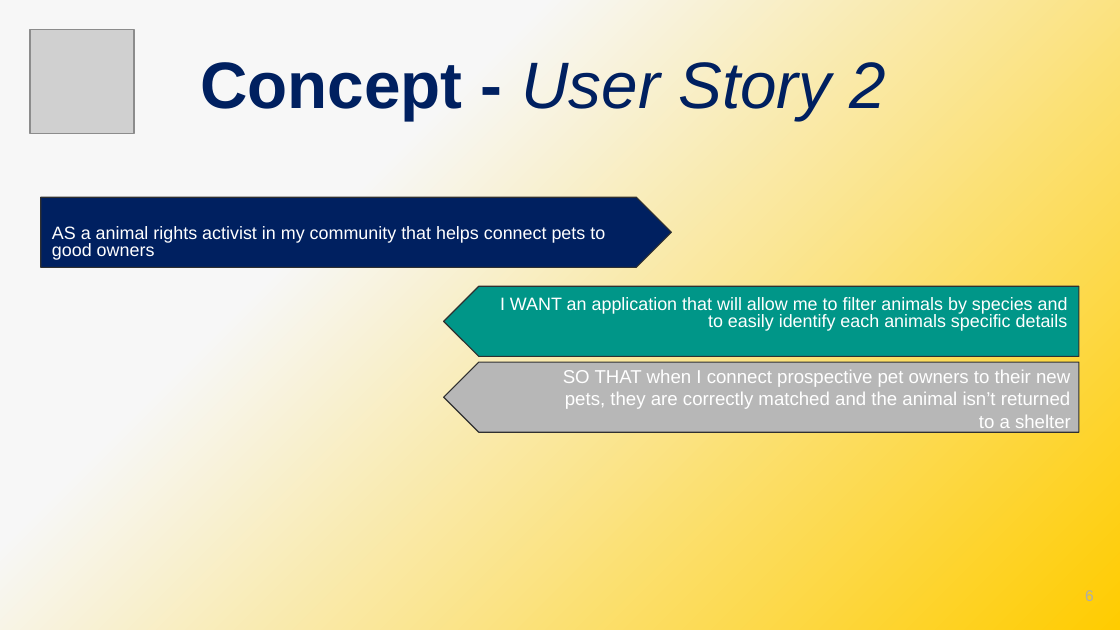
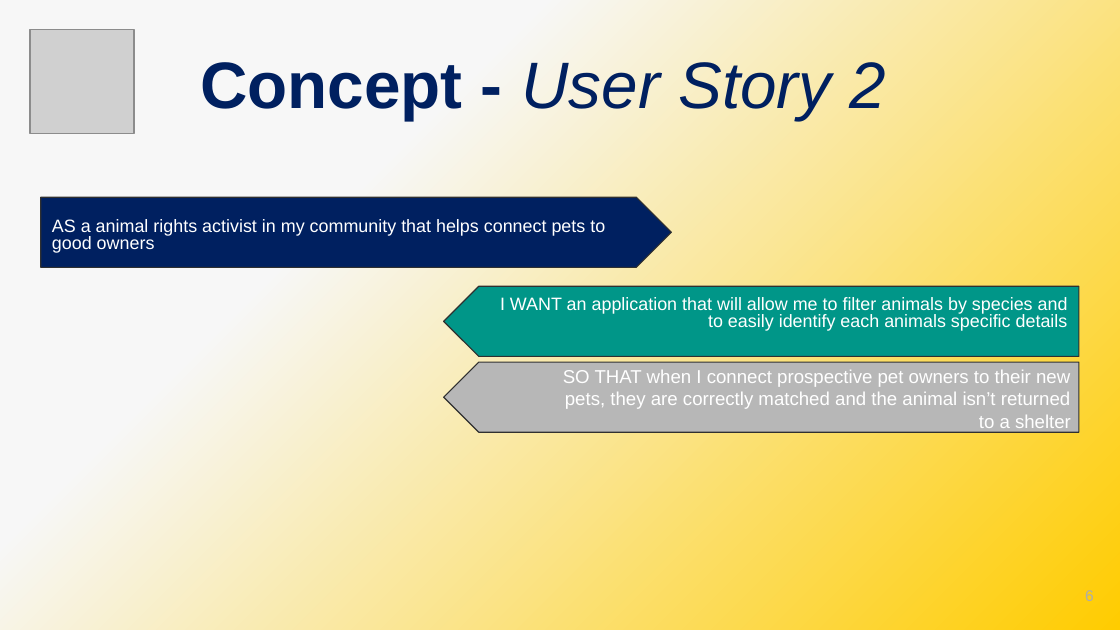
Before and after one commit to adamgmcfadden/Bark-Side-of-the-Moon, a slide deck: slide 6 of extras/PP presentation.pptx. Drawn at 1120x630 pixels with LibreOffice and Linux fonts; fonts in the diff are those of the drawing; grey boxes stand for pictures. Boxes give left, top, right and bottom in pixels: in the first picture for what was removed or moved away, otherwise in the second. Text is boxed around its words. In the diff, an @@ line names an element or a change of style, - is before the commit and + after.

```diff
--- a/extras/PP presentation.pptx
+++ b/extras/PP presentation.pptx
@@ text "AS a animal rights activist ..." rewrapped from (52, 226, 605, 256) to (52, 219, 605, 253) @@
```
Also in this commit, not shown: 5 other slides changed, 1 other file.
